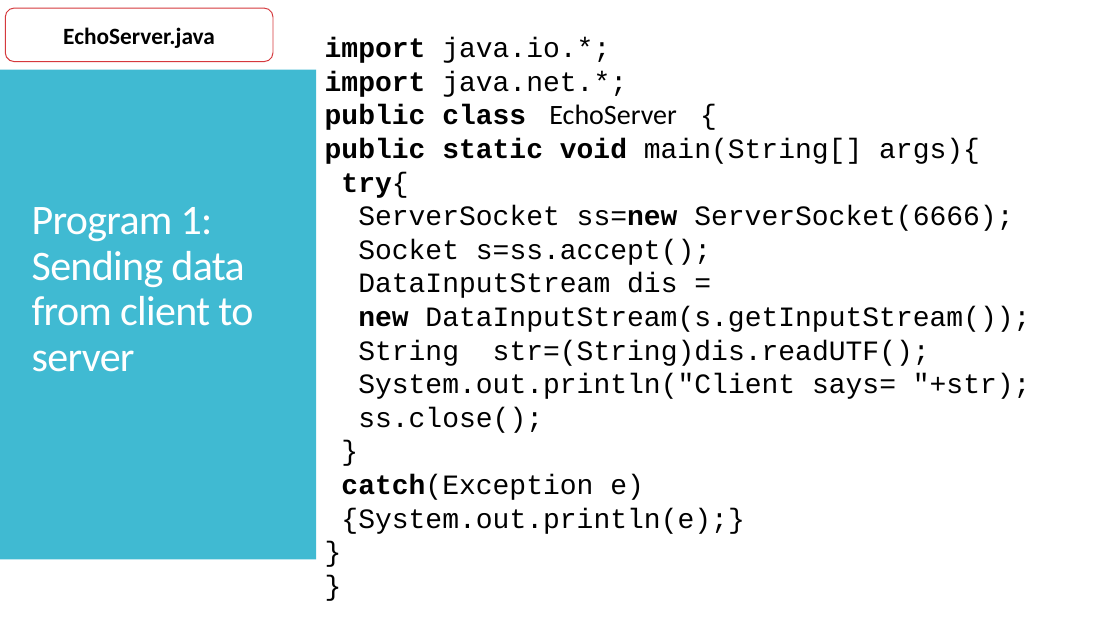
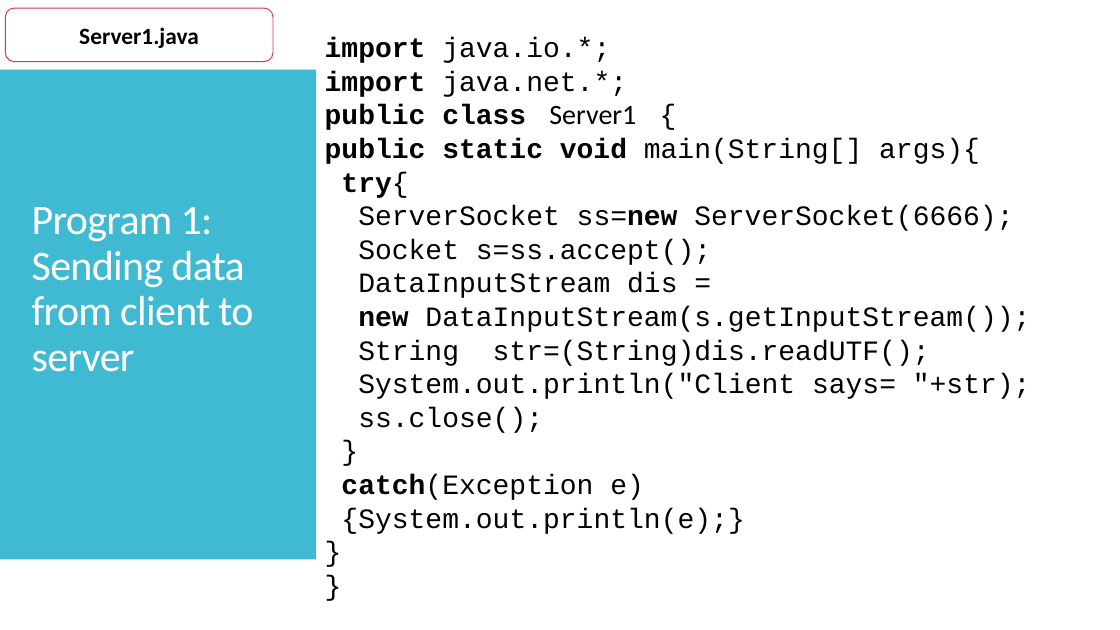
Before and after one commit to jrambasana/AJP2022-code, a slide deck: slide 45 of Slides/AJP - Unit 1 - Java Networking.pptx (slide 44 before the commit). Drawn at 1120x630 pixels with LibreOffice and Linux fonts; fonts in the diff are those of the drawing. Boxes give left, top, right and bottom in pixels: in the first picture for what was removed or moved away, otherwise in the second. Text is boxed around its words. In the diff, an @@ line names an element or a change of style, - is before the commit and + after.

```diff
--- a/Slides/AJP - Unit 1 - Java Networking.pptx
+++ b/Slides/AJP - Unit 1 - Java Networking.pptx
@@ text in rounded rectangle at (x1=79, y1=27, x2=199, y2=48): text changed @@
-EchoServer.java
+Server1.java
@@ text at (x1=325, y1=105, x2=636, y2=130): text changed @@
-public class EchoServer {
+public class Server1 {
```
Also in this commit, not shown: 3 other slides changed, 1 slide added, 10 other files.
